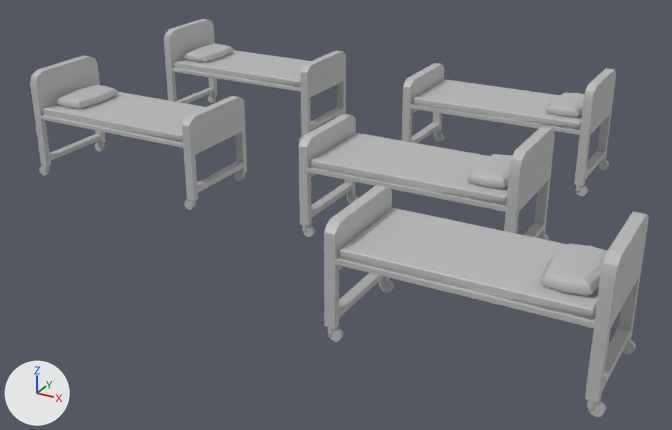
Before and after pictures for a commit that changed the FBX model Assets/Art/04_Props/Bed/Prop_MedTent_MedBed.fbx.
The view is the same before and after, from a camera (50 mm lens) standing at (1.76, -5.18, 3.32) and looking at (-1.89, 1.47, 0.0). The axes (+X, +Y, +Z) are drawn at lower left. The lights are the same throughout. Where no turn or scale is listed for an object, it has been applied to the vertices.

In view in the first picture: 'Prop_MedBed', 'Prop_MedBed1', 'Prop_MedBed2', 'Prop_MedBed3', 'Prop_MedBed4'.
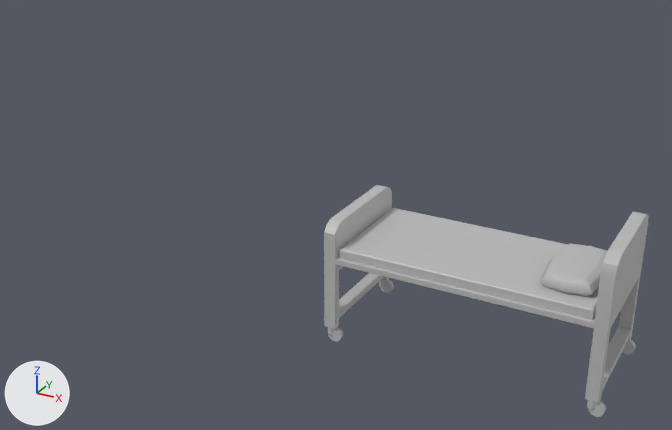
Location of each change, (x1, y1, x2, y2) in pixels of the pictures (672 x 430 px):
```json
{"object": "Prop_MedBed4", "change": "deleted", "before": [299, 114, 555, 240]}
{"object": "Prop_MedBed3", "change": "deleted", "before": [30, 55, 247, 210]}
{"object": "Prop_MedBed2", "change": "deleted", "before": [402, 63, 616, 196]}
{"object": "Prop_MedBed1", "change": "deleted", "before": [164, 19, 346, 143]}
```

Edits to the scene script, one JSON object a line:
```json
{"op": "remove", "block": "ob_prop_medbed2", "code": ["ob_prop_medbed2 = bpy.data.objects.new('Prop_MedBed2', me_mesh_002)", "ob_prop_medbed2.location = (-1.003, 3.355, 0.0)"]}
{"op": "remove", "block": "ob_prop_medbed1", "code": ["ob_prop_medbed1 = bpy.data.objects.new('Prop_MedBed1', me_mesh_001)", "ob_prop_medbed1.location = (-3.976, 3.341, 0.0)"]}
{"op": "remove", "block": "ob_prop_medbed4", "code": ["ob_prop_medbed4 = bpy.data.objects.new('Prop_MedBed4', me_mesh_004)", "ob_prop_medbed4.location = (-1.003, 1.355, 0.0)"]}
{"op": "remove", "block": "ob_prop_medbed3", "code": ["ob_prop_medbed3 = bpy.data.objects.new('Prop_MedBed3', me_mesh_003)", "ob_prop_medbed3.location = (-3.976, 1.341, 0.0)"]}
```
